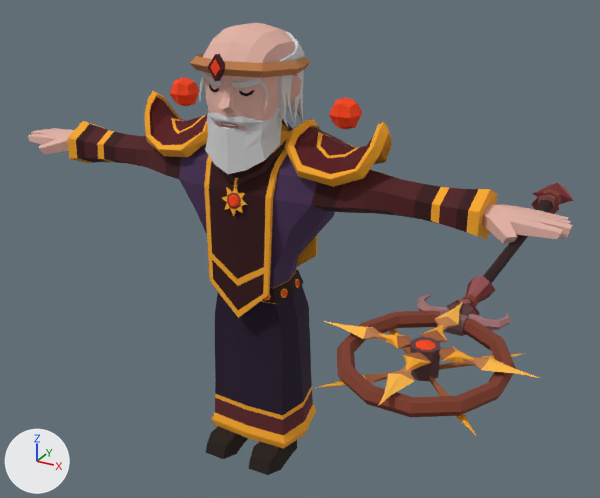
Two versions of the FBX model Dev Updates/Client/SourceCode/BattleArenaClient/BattleArenaClient/Models/Polygonal Fantasy Pack/Mage/Male Mage 01.fbx, one commit apart.
Rendered twice from a 50 mm lens placed at (0.01602, -0.02567, 0.02224), pointed at (0.00253, -0.00115, 0.00998). Lighting does not change. The marker at lower left points along +X, +Y and +Z. Where no turn or scale is listed for an object, it has been applied to the vertices.

Objects in the first picture: '01 Head 01', '02 Torso 07', '03 Bottom 06', '04 Feet 02', '05 Hand 01', 'Beard 02 Grey', 'Hair Male 04 Grey', 'Headband 03 Red Gold', 'Necklace 11 Red Gold', 'Orb (1)', 'Orb (1).001', 'Pauldron 12 Red Gold', 'Pauldron 12 Red Gold.001', 'Staff 04 Red Gold'.
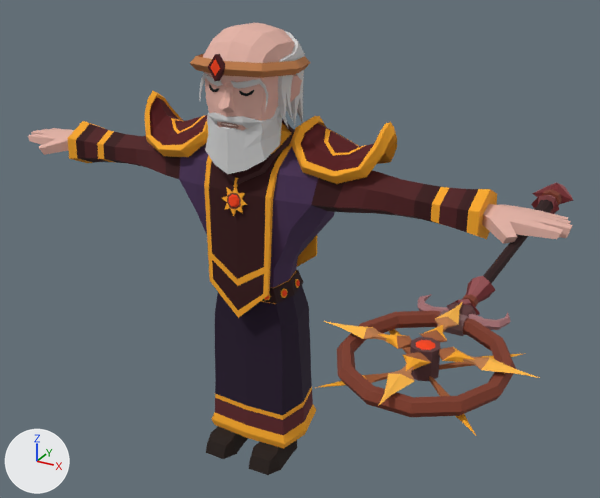
ob_l_shoulder is not drawn itself; it is the parent of ob_pauldron_12_red_gold, ob_l_orb.

Changed parts and their boxes [x1, y1, x2, y2] in the pictures (600 x 498 px):
'Pauldron 12 Red Gold', moved, turned, rescaled
    before: [284, 119, 391, 187]
    after: [290, 116, 397, 184]
'Orb (1)', deleted (red)
    before: [329, 98, 362, 129]
'Orb (1).001', deleted (red)
    before: [170, 77, 200, 106]

Patch to the scene script:
```diff
--- a/Dev Updates/Client/SourceCode/BattleArenaClient/BattleArenaClient/Models/Polygonal Fantasy Pack/Mage/Male Mage 01.fbx.py
+++ b/Dev Updates/Client/SourceCode/BattleArenaClient/BattleArenaClient/Models/Polygonal Fantasy Pack/Mage/Male Mage 01.fbx.py
@@ ob_aura @@
 ob_aura = bpy.data.objects.new('Aura', None)
-ob_aura.parent = ob_orb__1
 ob_aura.location = (0.0, 0.0, 0.0)
@@ ob_aura_001 @@
 ob_aura_001 = bpy.data.objects.new('Aura.001', None)
-ob_aura_001.parent = ob_orb__1__001
 ob_aura_001.location = (0.0, 0.0, 0.0)
@@ ob_l_shoulder @@
 ob_l_shoulder = bpy.data.objects.new('+ L Shoulder', None)
-ob_l_shoulder.location = (0.0, 0.0, 0.0)
-ob_l_shoulder.rotation_euler = (-1.571, 0.0, 0.0)  # degrees (-90, 0, 0)
-ob_l_shoulder.scale = (-0.01, -0.01, -0.01)
+ob_l_shoulder.location = (-0.000448, 0.00141, 0.000171)
+ob_l_shoulder.rotation_euler = (-1.586, -3.101, -0.0232)  # degrees (-91, -178, -1.3)
+ob_l_shoulder.scale = (0.01, 0.01, 0.01)
@@ ob_orb__1 @@
-ob_orb__1 = bpy.data.objects.new('Orb (1)', me_pauldron_12_orb)
-ob_orb__1.parent = ob_l_orb
-ob_orb__1.location = (-0.344, 1.479, 0.011)
-ob_orb__1.rotation_euler = (3.142, 0.0, 0.0)  # degrees (180, 0, 0)
@@ ob_orb__1__001 @@
-ob_orb__1__001 = bpy.data.objects.new('Orb (1).001', me_pauldron_12_orb_001)
-ob_orb__1__001.parent = ob_r_orb
-ob_orb__1__001.location = (-0.344, 1.479, 0.011)
-ob_orb__1__001.rotation_euler = (3.142, 0.0, 0.0)  # degrees (180, 0, 0)
```
